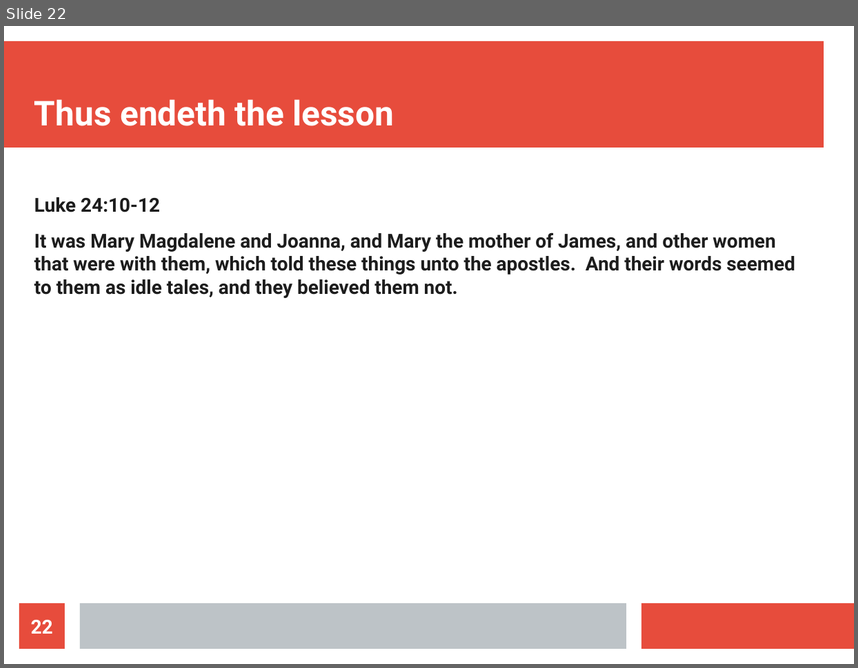
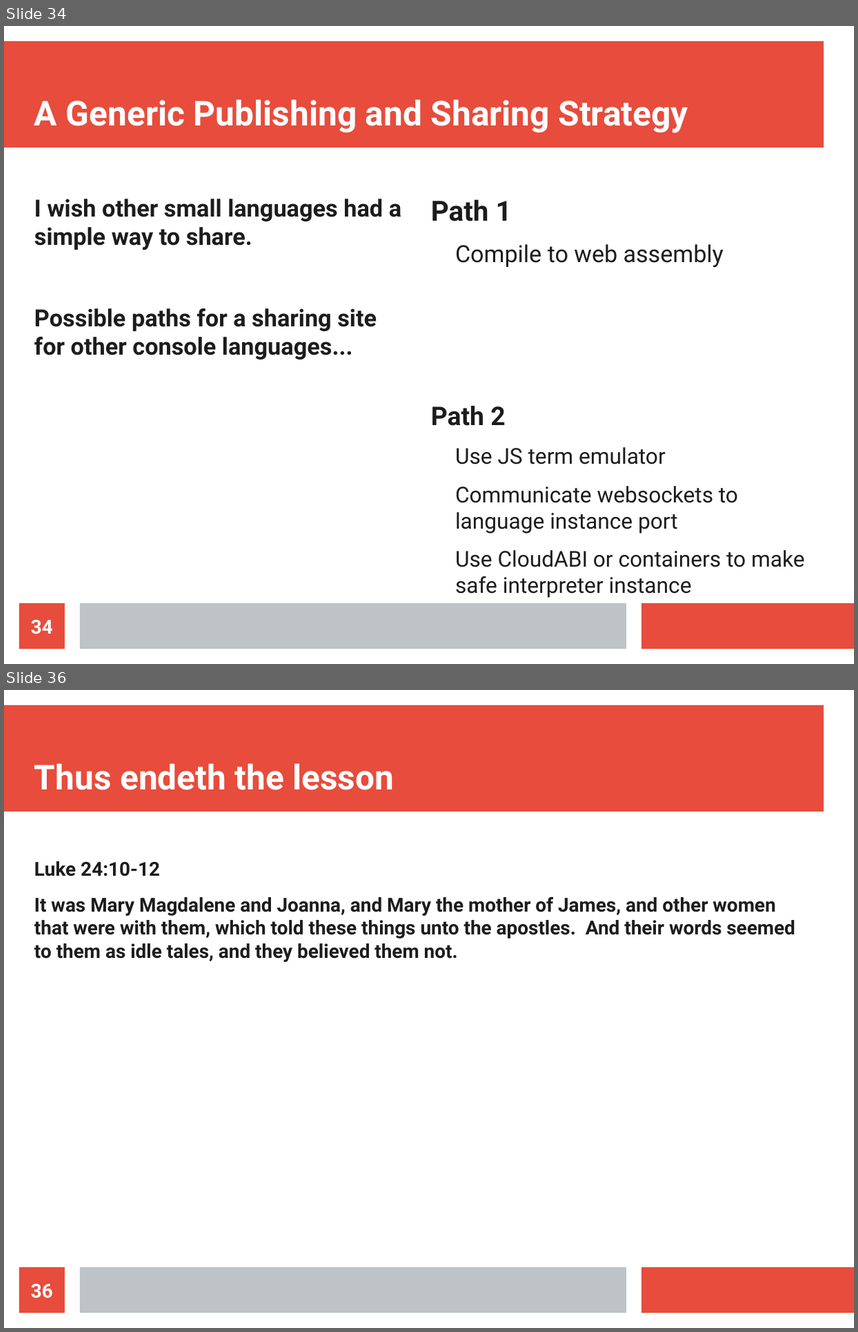
Before and after one commit to spk121/fosdem2019, a slide deck: ScriptingIF.odp. Shown one above the other, each under a label of ours: slide 22 before the commit, slides 34 and 36 after it; the slides between them are not shown. The pictures are 858x668 and 858x1332 pixels, drawn with LibreOffice and Linux fonts; fonts in the diff are those of the drawing. Boxes give left, top, right and bottom in pixels: in the first picture for what was removed or moved away, otherwise in the second. Text is boxed around its words. In the diff, an @@ line names an element or a change of style, - is before the commit and + after.

```diff
--- a/ScriptingIF.odp
+++ b/ScriptingIF.odp
@@ slide 34 added at bbox=[4, 26, 854, 664], background #FFFFFF; not listed: 3 template elements that a slide beside it also shows @@
@@ title added at bbox=[34, 99, 688, 133], 32 pt, text #FFFFFF, bold @@
+A Generic Publishing and Sharing Strategy
@@ text added at bbox=[34, 198, 401, 359], 22.1 pt, text #1C1C1C, bold @@
+I wish other small languages had a simple way to share.
+Possible paths for a sharing site for other console languages...
@@ text added at bbox=[431, 199, 724, 267], 22 pt, text #1C1C1C @@
+Path 1
+  Compile to web assembly
@@ text added at bbox=[431, 405, 804, 597], 20.4 pt, text #1C1C1C @@
+Path 2
+  Use JS term emulator
+  Communicate websockets to language instance port
+  Use CloudABI or containers to make safe interpreter instance
@@ page number added at bbox=[19, 603, 65, 648], fill #E74C3C, 18 pt, text #FFFFFF, bold @@
+34
@@ what was slide 22 is now slide 36 @@
@@ page number at bbox=[31, 1283, 53, 1298]: text changed @@
-22
+36
```
Also in this commit, not shown: 11 slides changed, 15 other slides added, 2 slides removed, 7 other files.
